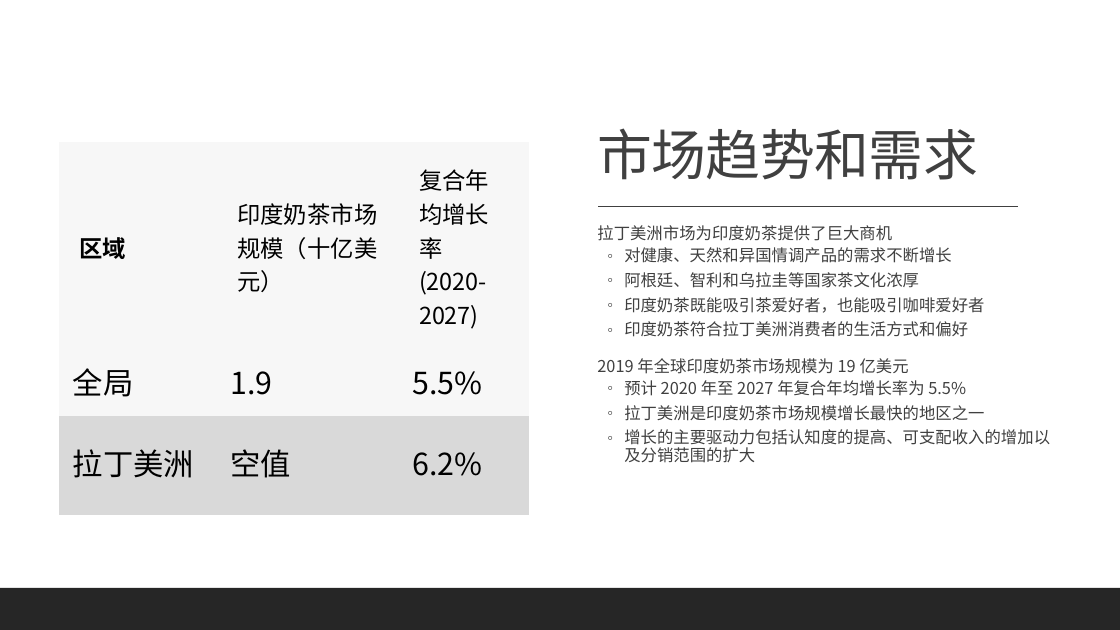
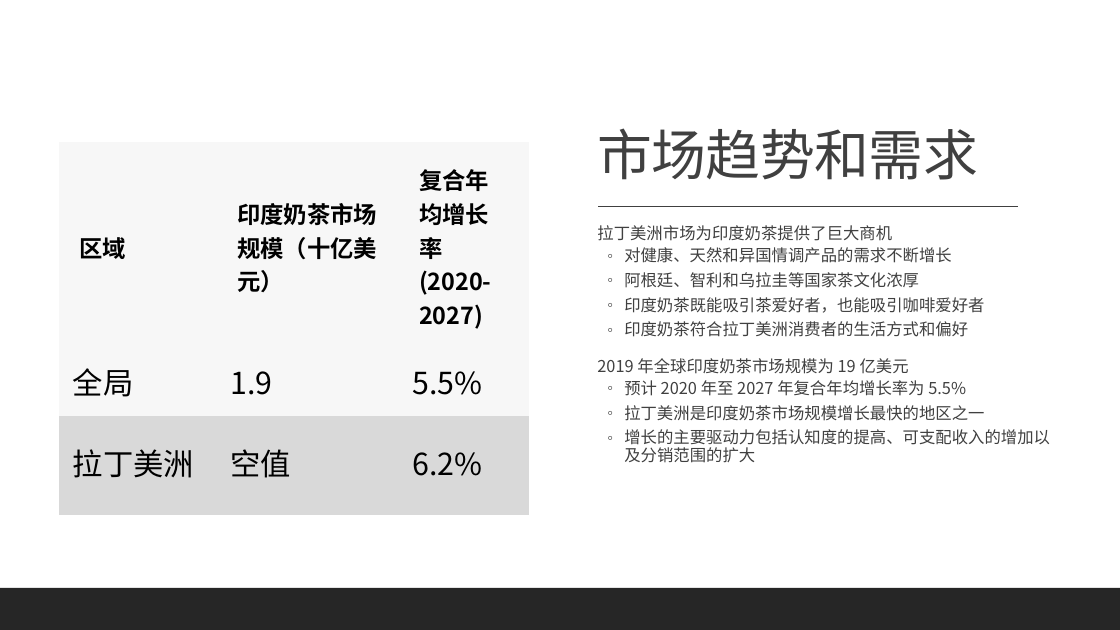
Before and after one commit to MicrosoftLearning/MS-4004-Empower-workforce-copilot-use-cases.zh-cn, a slide deck: slide 7 of ResourceFiles/Mystic Spice Premium Chai Market Analysis Presentation.pptx. Drawn at 1120x630 pixels with LibreOffice and Linux fonts; fonts in the diff are those of the drawing. Boxes give left, top, right and bottom in pixels: in the first picture for what was removed or moved away, otherwise in the second. Text is boxed around its words. In the diff, an @@ line names an element or a change of style, - is before the commit and + after.

```diff
--- a/ResourceFiles/Mystic Spice Premium Chai Market Analysis Presentation.pptx
+++ b/ResourceFiles/Mystic Spice Premium Chai Market Analysis Presentation.pptx
@@ table at (x1=59, y1=142, x2=529, y2=482) @@
@@ bold on in "印度奶茶市场规模（十亿美元）", "复合年均增长率 (2020-2027)" @@
```
Also in this commit, not shown: 5 other slides changed, 30 other files.
